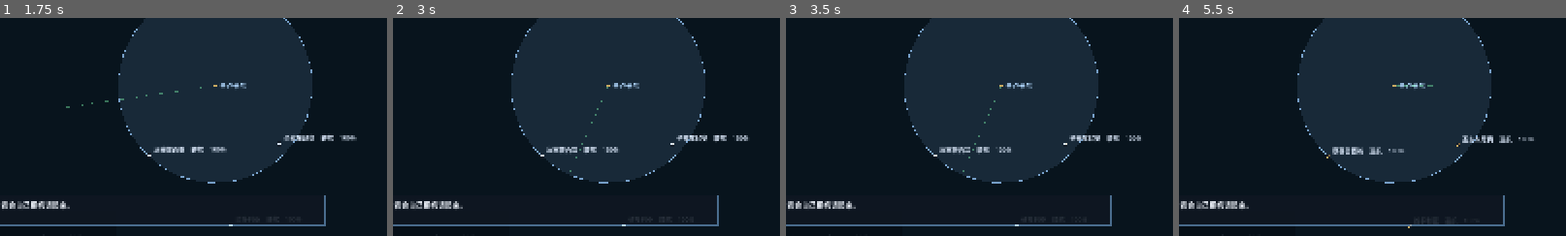
Above: before the commit, frames 1-4 (left to right).
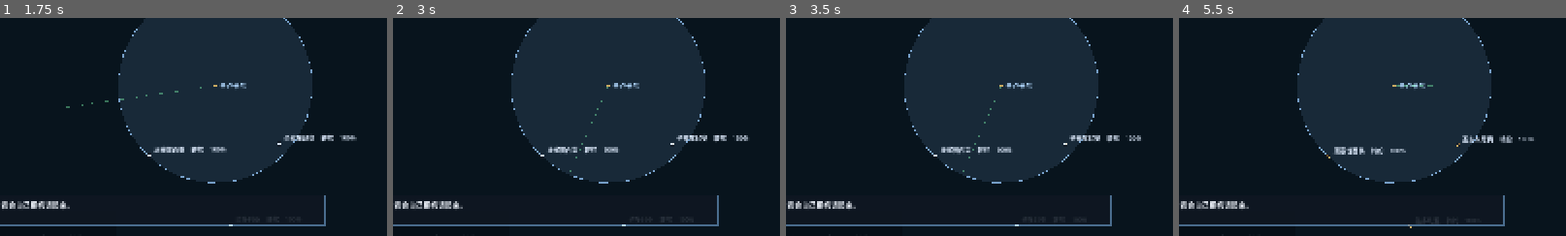
Above: after the commit, the same moments.

Repository: llllllllllllllIIIIIII/ocean-s-king
Game: Godot game, scene res://scenes/sea_debug.tscn
Two runs of this game, one before a commit and one after it. Both use one fixed random seed, a clock stepped at 60 frames per second and the inputs below.
Inputs (mouse positions are % of the whole screen's width and height, from its top left):
- Up to frame 1 (1.75 s): tap Enter at 0.5 s; move the mouse to (72, 45) at 0.52 s; hold Right 0.53-1.25 s; tap 1 at 0.6 s; click (72, 45) at 0.67 s; tap Space at 0.77, 1.25 s; drag from (30, 55) to (45, 70) at 1.27 s
- Up to frame 2 (3 s): move the mouse to (60, 28) at 2.02 s; hold Right 2.03-2.75 s; tap 3 at 2.1 s; tap Enter at 2.75 s; drag from (45, 70) to (20, 35) at 2.77 s
- Up to frame 3 (3.5 s): no input
- Up to frame 4 (5.5 s): tap Space at 3.5, 3.77 s; move the mouse to (80, 65) at 3.52 s; hold Left 3.53-4.25 s; tap 5 at 3.6 s; tap Enter at 4.25 s; drag from (20, 35) to (35, 25) at 4.27 s; move the mouse to (55, 50) at 5.02 s; hold Down from 5.03 s (still down); tap Keypad Enter at 5.1 s; click (55, 50) at 5.17 s
The pictures show only the part of the screen within x 22-72%, y 34-84%; the shares and areas given below are measured in that part.

Frame 1 is identical in both runs. In frame 2, 0.3% of the frame differs, in the area x 39-59%, y 59-62%; in frame 3, 0.2%; in frame 4, 0.5%, in the area x 38-87%, y 53-97%.

Commit message:
M8 收尾: AI 船自己开得到巴西（全队抵达那档评价原本不可达）
量「AI 到底能不能开到终点」时发现三条船全部卡在离终点 18.5 公里处、状态「受阻」
—— 于是 Settlement 里「全队抵达 → 巨大荣誉」那一档在数值上不可达，M8 验收第 1 条
永远签不了。三处一起修：

- AI 走航线不走直线：_fleet_route() 把 routes.json 的三段接起来当航点表
  （那条航线本就为「不穿干地」设计过，test_worldmap 每 250 米采样验过）。
- 撞岸贴着滑：AbstractShip.step() 加沿轴滑动（和玩家那条船一样）。
  中间试过「卡 30 秒跳过航点」，结果船把航点全跳光、还差 18 公里。
- 抵达是闩、且要求先离开过终点圈再回来：洋流会带走停在港里的船（漏判），
  而开局本就停在出发港（误判，test_story 当时就是这么红的）。

另外修了 Fleet.pose_of/summary_of 对本机那条船的处理（它的运行时在 Voyage 里，
槽位的 ship 是 null，之前会返回零向量/误用本地摘要）。

验证：三条 AI 船在 86 个航程日（6 万游戏秒）里全部抵达；test_settlement 41 → 52 项
（新增：AI 拿到航点、真的在往巴西走、抵达闩、全队抵达 → story.ending_ready、
结算页写 4/4）。既有 19 条通道全绿 + check_motion_ownership。

Diff:
--- a/scripts/abstract_ship.gd
+++ b/scripts/abstract_ship.gd
@@ -32,6 +32,10 @@
 var target := Vector2.ZERO
 var has_target := false
 var speed_ms := 0.0
+# M8：航线航点。AI 船照着**已经设计好的航段**走（routes.json 那条不穿干地的线），
+# 而不是朝终点一路直线 —— 直线会撞上西非海岸，然后永久"受阻"在岸边。
+var waypoints: Array = []
+var _blocked_t := 0.0
 
 
 func setup(ship_id: String, ship_name: String, at: Vector2, heading := 90.0) -> void:
@@ -43,6 +47,9 @@
 
 func step(delta: float, sea: Sea) -> void:
 	"""AI 的糙模型：朝目标走，遇到干地就停下。它不认识风，只认识"往哪儿开"。"""
+	if not waypoints.is_empty():
+		target = waypoints[0]
+		has_target = true
 	if anchored or sail_level == 2 or not has_target:
 		speed_ms = move_toward(speed_ms, 0.0, 1.2 * delta)
 		action = "抛锚" if anchored else ("漂着" if not has_target else "收帆")
@@ -51,8 +58,12 @@
 	var to_target := target - pos
 	if to_target.length() < ARRIVE_M:
 		speed_ms = move_toward(speed_ms, 0.0, 1.0 * delta)
-		action = "抵达待命"
-		has_target = false
+		if not waypoints.is_empty():
+			waypoints.pop_front()          # 到了这一个航点，接着去下一个
+			action = "转向下一段"
+		else:
+			action = "抵达待命"
+			has_target = false
 		_drift(delta, sea)
 		return
 	var want := rad_to_deg(atan2(to_target.y, to_target.x))
@@ -61,14 +72,29 @@
 	var cruise := CRUISE_MS * (1.0 if sail_level == 0 else 0.55)
 	speed_ms = move_toward(speed_ms, cruise, 0.8 * delta)
 	action = "巡航" if absf(diff) < 30.0 else "转舵"
-	var next := pos + Vector2(cos(deg_to_rad(heading_deg)), sin(deg_to_rad(heading_deg))) \
+	var step_vec := Vector2(cos(deg_to_rad(heading_deg)), sin(deg_to_rad(heading_deg))) \
 		* speed_ms * delta
+	var next := pos + step_vec
 	if sea.is_dry_land(next):
-		# 干地：停住并记一笔。"AI 把船开上岸"是这一层最容易出的洋相。
-		speed_ms = 0.0
-		action = "受阻"
+		# 干地：**贴着岸滑**（和玩家那条船的做法一致 —— 见 ShipDynamics 的沿轴滑动）。
+		# 早先的版本是"停住"，结果是 AI 一路贴到岸边就不动了；后来改成"卡 30 秒就跳过
+		# 这个航点"，结果它把航点全跳光、离终点还差 18 公里。滑动才对。
+		var slid := Vector2.ZERO
+		if not sea.is_dry_land(Vector2(next.x, pos.y)):
+			slid = Vector2(step_vec.x, 0.0)
+		elif not sea.is_dry_land(Vector2(pos.x, next.y)):
+			slid = Vector2(0.0, step_vec.y)
+		if slid == Vector2.ZERO:
+			speed_ms = 0.0
+			action = "受阻"
+			_blocked_t += delta
+		else:
+			pos += slid
+			action = "沿岸绕行"
+			_blocked_t = 0.0
 		_drift(delta, sea)
 		return
+	_blocked_t = 0.0
 	pos = next
 	_drift(delta, sea)
 
@@ -134,6 +160,7 @@
 	d["target"] = [target.x, target.y]
 	d["has_target"] = has_target
 	d["speed_ms"] = speed_ms
+	d["waypoints"] = waypoints.duplicate()
 	return d
 
 
@@ -143,3 +170,4 @@
 	target = Vector2(float(t[0]), float(t[1]))
 	has_target = bool(d.get("has_target", false))
 	speed_ms = float(d.get("speed_ms", 0.0))
+	waypoints = (d.get("waypoints", []) as Array).duplicate()
--- a/scripts/fleet.gd
+++ b/scripts/fleet.gd
@@ -22,6 +22,7 @@
 const KIND_LOCAL := "local"
 const KIND_AI := "ai"
 const KIND_REMOTE := "remote"
+const ARRIVE_RADIUS_M := 900.0       # 进入这个圈就算"抵达终点"（和结算页同一把尺子）
 
 var slots: Array = []               # [{id, name, captain, kind, owner_peer, owner_name, ship}]
 var local_id := ""
@@ -30,6 +31,9 @@
 var mirror_world := false
 var _buf: Dictionary = {}           # id -> [{t, pos, heading, ...}]
 var _local_summary: Dictionary = {} # 本机那条船的摘要（由 Voyage 每帧灌进来）
+var goal := Vector2.ZERO            # 这一程的终点港（抵达判定用它）
+var arrived: Dictionary = {}        # id -> true（**抵达是个闩**：到过一次就一直算到过）
+var _left_goal: Dictionary = {}     # id -> true（先离开过终点圈，回来才算"抵达"）
 
 
 func setup(path := DATA_PATH) -> void:
@@ -162,6 +166,29 @@
 	(s["ship"] as AbstractShip).has_target = true
 
 
+func set_ai_waypoints(id: String, points: Array) -> void:
+	var s := slot_of(id)
+	if s.is_empty() or s["ship"] == null:
+		return
+	var a := s["ship"] as AbstractShip
+	a.waypoints = points.duplicate()
+	a.has_target = not points.is_empty()
+
+
+func place_ai(id: String, pos: Vector2, heading := 90.0) -> void:
+	"""把一条 AI 船摆到某处（测试与"接管/交还"时用）。"""
+	var s := slot_of(id)
+	if s.is_empty() or s["ship"] == null:
+		return
+	var a := s["ship"] as AbstractShip
+	a.pos = pos
+	a.heading_deg = heading
+	a.waypoints = []
+	a.has_target = false
+	a.speed_ms = 0.0
+	a.action = "抵达待命"
+
+
 # ------------------------------------------------------------ 每帧
 
 func advance_clock(real_delta: float) -> void:
@@ -182,6 +209,21 @@
 				_sample_remote(s)
 			_:
 				pass                      # 本机那条由 Voyage 的细化运行时推进
+	# 抵达判定：AI 与远端都算（本机那条由 Voyage 自己灌摘要，位置一样从这里读）
+	if goal != Vector2.ZERO:
+		for s in slots:
+			var id := str(s["id"])
+			if arrived.has(id):
+				continue
+			var p := pose_of(id)
+			if p == Vector2.ZERO:
+				continue
+			# 开局本来就停在出发港里 —— 得**先离开**再回来，才算"抵达"，
+			# 不然第一帧就会宣布"全队抵达"（在只有一座港的迷你海域里尤其荒唐）
+			if p.distance_to(goal) > ARRIVE_RADIUS_M:
+				_left_goal[id] = true
+			elif bool(_left_goal.get(id, false)):
+				arrived[id] = true
 
 
 func receive_summary(d: Dictionary) -> void:
@@ -267,12 +309,19 @@
 
 func pose_of(id: String) -> Vector2:
 	var s := slot_of(id)
-	return (s["ship"] as AbstractShip).pos if s["ship"] != null else Vector2.ZERO
+	if s.get("ship") != null:
+		return (s["ship"] as AbstractShip).pos
+	# 本机那条船的运行时在 Voyage 里（`s["ship"]` 是 null），位置从它灌进来的摘要读 ——
+	# 少了这一步，本地船在船队这一层看起来永远停在原点（抵达判定就永远不成立）
+	var p: Array = _local_summary.get("pos", [])
+	return Vector2(float(p[0]), float(p[1])) if p.size() >= 2 else Vector2.ZERO
 
 
 func heading_of(id: String) -> float:
 	var s := slot_of(id)
-	return (s["ship"] as AbstractShip).heading_deg if s["ship"] != null else 0.0
+	if s.get("ship") != null:
+		return (s["ship"] as AbstractShip).heading_deg
+	return float(_local_summary.get("heading", 0.0))
 
 
 func summary_of(id: String) -> Dictionary:
@@ -281,7 +330,7 @@
 		return {}
 	if s["ship"] != null:
 		return (s["ship"] as AbstractShip).to_summary()
-	return _local_summary.duplicate()
+	return _local_summary.duplicate() if str(s["id"]) == local_id else {}
 
 
 func set_local_summary(d: Dictionary) -> void:
@@ -365,6 +414,7 @@
 			"owner_name": str(s["owner_name"]),
 			"fleet_kind": str(s["kind"]),
 			"summary": a.capture_state() if a != null else {},
+			"arrived": bool(arrived.has(id)),
 		})
 	return out
 
@@ -385,3 +435,5 @@
 		s["kind"] = KIND_REMOTE if fk == KIND_REMOTE else KIND_AI
 		s["owner_peer"] = int(d.get("owner_peer", 0))
 		s["owner_name"] = str(d.get("owner_name", ""))
+		if bool(d.get("arrived", false)):
+			arrived[id] = true
--- a/scripts/settlement.gd
+++ b/scripts/settlement.gd
@@ -182,7 +182,8 @@
 		var pos := Vector2(float(p[0]), float(p[1]))
 		rows.append({
 			"id": id, "name": v.fleet.name_of(id), "kind": v.fleet.kind_of(id),
-			"arrived": pos.distance_to(goal) <= 900.0,
+			# 抵达是个**闩**：到过一次就一直算到过（洋流会把停在港里的船带走）
+			"arrived": v.fleet.arrived.has(id) or pos.distance_to(goal) <= Fleet.ARRIVE_RADIUS_M,
 			"distance_to_goal_m": pos.distance_to(goal),
 			"hull_pct": float(sm.get("hull_pct", 1.0)),
 			"crew_count": int(sm.get("crew_count", 0)),
--- a/scripts/voyage.gd
+++ b/scripts/voyage.gd
@@ -32,6 +32,7 @@
 var events := EventPool.new()       # 三类事件池（M7）
 var knowledge := Knowledge.new()    # 知识：发现即记录（M7）
 var memory := {}                    # 世界记住你做过什么（M7）：掠夺/救人/毁约/贸易
+var reached_destination := false    # M8：四条船都到了终点港（抵达是个闩）
 var ending_score := {"wealth": 0, "voyage": 0, "knowledge": 0, "crew": 0, "history": 0}
 var link: NetLink = null           # 联机（M3）：单机时是 null，走的是同一套调用
 var region_path := Sea.DATA_PATH   # 这一局用的是哪片海（静态数据，不进存档）
@@ -81,6 +82,7 @@
 	ports.setup()
 	fleet.setup()
 	fleet.claim_local(ship_id)
+	fleet.goal = default_destination()   # 抵达判定用（M8：全队抵达才结算）
 	var w: Dictionary = sea.wind()
 	wind = WindField.new(float(w.get("base_tws_ms", 8.0)), float(w.get("base_from_deg", 20.0)))
 	ship = ShipDynamics.new(ShipPhysics.load_default())
@@ -169,7 +171,24 @@
 		battle.tick(delta, cargo)
 		if battle.over:
 			_resolve_battle()
+	_check_fleet_arrival()
 	_publish_local_summary()
+
+
+func _check_fleet_arrival() -> void:
+	"""M8 的终点：**四条船都到巴西**，这一程才算走完（docs/13 第 2 节第 11 条）。
+
+	到了就宣布"可以结算了" —— 用的是和 v0.1 那一幕一样的旗标（`story.ending_ready`），
+	所以结算页只有一处出口：返航（v0.1 的弧）与抵达终点（v0.5 的弧）都汇到它。
+	"""
+	if reached_destination:
+		return
+	if fleet.arrived.size() < fleet.count():
+		return
+	reached_destination = true
+	story.ending_ready = true
+	_say("【船队】四条船都到了圣阿莱克索。文书把这一路的账摊在桌上。", true)
+	journal.decide("船队抵达圣阿莱克索，远征走完。")
 
 
 # ------------------------------------------------------------ 补给与港口（M4）
@@ -553,6 +572,7 @@
 	**两条路径是同一条代码路径**（docs/13 M3 卡片第 4 条验收）。
 	"""
 	var target := default_destination()
+	var route := _fleet_route(port_pos)
 	for i in fleet.slots.size():
 		var s: Dictionary = fleet.slots[i]
 		var id := str(s["id"])
@@ -564,10 +584,44 @@
 			at = port_pos
 		a.setup(id, str(s["name"]), at, 90.0)
 		if target != Vector2.ZERO:
-			a.target = target
+			# 照着航段走（每条船稍微让开一点，免得三条船叠在一起）
+			var offset := Vector2((float(i) - 2.0) * 420.0, (float(i) - 2.0) * 260.0)
+			a.waypoints = route.duplicate()
+			for k in a.waypoints.size():
+				a.waypoints[k] = (a.waypoints[k] as Vector2) + offset
+			a.target = target + offset
 			a.has_target = true
 		s["ship"] = a
 		s["kind"] = Fleet.KIND_AI
+
+
+func _fleet_route(from: Vector2) -> Array:
+	"""给 AI 船的航点表：把 `routes.json` 的三段接起来，从**最近的港**开始走。
+
+	为什么要这一张表：M8 验收第 1 条要求"四条船都到达"，而照着终点直线开的 AI
+	会一头撞上西非海岸，然后永久卡在岸边（实测：三条船全部"受阻"在离终点 18.5km 处）。
+	航线数据本来就是为"不穿干地"设计的（`test_worldmap` 每 250 米采样验过），直接用它。
+	"""
+	var out := []
+	var best_port := ""
+	var best_d := INF
+	for p in sea.ports():
+		var d := Geom2D.centroid(p["shape"]).distance_to(from)
+		if d < best_d:
+			best_d = d
+			best_port = str(p.get("id", ""))
+	var started := false
+	for r in sea.routes():
+		var pts := sea.route_points(r)
+		var ids := [str(r.get("from", "")), str(r.get("to", ""))]
+		if not started and ids.has(best_port):
+			started = true
+		if not started:
+			continue
+		for p in pts:
+			if out.is_empty() or (out[out.size() - 1] as Vector2).distance_to(p) > 1.0:
+				out.append(p)
+	return out
 
 
 func default_destination() -> Vector2:
@@ -1001,6 +1055,7 @@
 		"events": events.capture_state(),
 		"knowledge": knowledge.capture_state(),
 		"memory": memory.duplicate(),
+		"reached_destination": reached_destination,
 		"reef_hit": reef_hit,
 		"shortage_events": shortage_events,
 		"last_message": last_message,
@@ -1030,6 +1085,7 @@
 	events.apply_state(d.get("events", {}))
 	knowledge.apply_state(d.get("knowledge", {}))
 	memory = (d.get("memory", {}) as Dictionary).duplicate()
+	reached_destination = bool(d.get("reached_destination", false))
 	reef_hit = bool(d.get("reef_hit", false))
 	shortage_events = int(d.get("shortage_events", 0))
 	last_message = str(d.get("last_message", ""))
--- a/scripts/world_state.gd
+++ b/scripts/world_state.gd
@@ -19,6 +19,8 @@
 	"ports", "shortage_events",
 	# M7：自然环境、事件池、知识、世界记忆（都是"同一片海对所有人一样"的东西）
 	"weather", "events", "knowledge", "memory",
+	# M8：四条船都抵达终点港（结算的第二个出口）
+	"reached_destination",
 	"last_message", "message_timer", "log_lines", "pending_reports",
 	"_shore_cooldown", "story", "journal",
 ]
--- a/tests/test_settlement.gd
+++ b/tests/test_settlement.gd
@@ -21,6 +21,8 @@
 	_test_crew_and_death()
 	_test_verdicts()
 	_test_fleet_rows()
+	_test_fleet_sails_to_brazil()
+	_test_fleet_arrival_settles()
 	_test_text_page()
 	_finish()
 
@@ -166,6 +168,70 @@
 
 # ---------------------------------------------------------------- 6 结算页
 
+func _goal() -> Vector2:
+	var v := _v()
+	for p in v.sea.ports():
+		if str(p.get("id", "")) == "sao_aleixo":
+			return Geom2D.centroid(p["shape"])
+	return Vector2.ZERO
+
+
+func _test_fleet_sails_to_brazil() -> void:
+	"""AI 船得**自己开得到巴西** —— 修复之前它们会永久"受阻"在离终点 18.5 公里处。"""
+	var v := _v()
+	var goal := _goal()
+	_check(v.fleet.goal.distance_to(goal) < 1.0, "船队的终点就是巴西港（%s）" % str(v.fleet.goal))
+	var ai := v.fleet.ids_of_kind(Fleet.KIND_AI)
+	_check(ai.size() == 3, "三条 AI 船（%d）" % ai.size())
+	for id in ai:
+		var ship: AbstractShip = v.fleet.slot_of(id)["ship"]
+		_check(ship.waypoints.size() >= 3,
+			"%s 拿到了航线航点（%d 个）—— 照航线走，不照直线撞岸" % [id, ship.waypoints.size()])
+	var start := {}
+	for id in ai:
+		start[id] = v.fleet.pose_of(id).distance_to(goal)
+	var t := 0.0
+	while t < 24000.0 and v.fleet.arrived.size() < 4:
+		v.tick(5.0)
+		t += 5.0
+	var moved := 0
+	for id in ai:
+		if v.fleet.arrived.has(id) or v.fleet.pose_of(id).distance_to(goal) < float(start[id]) * 0.5:
+			moved += 1
+	_check(moved == 3, "三条 AI 船都真的往巴西去了（到位或走了一半以上：%d/3，跑了 %.0f 游戏秒）" % [
+		moved, t])
+
+
+func _test_fleet_arrival_settles() -> void:
+	"""全队抵达 → 宣布可以结算（M8 验收第 1 条的出口）。"""
+	var v := _v()
+	var goal := _goal()
+	for id in v.fleet.ids():
+		if str(id) == v.fleet.local_id:
+			v.ship.set_pose(goal, 180.0)
+			v.fleet.set_local_summary(v.local_summary())
+		else:
+			v.fleet.place_ai(str(id), goal)
+	v.tick(0.5)
+	# 先让四条船"离开过终点圈"，再回来 —— 抵达的语义是"去过了再回来"
+	for id in v.fleet.ids():
+		v.fleet.arrived.erase(id)
+		v.fleet._left_goal[id] = true
+	v.tick(0.5)
+	_check(v.fleet.arrived.size() == 4, "四条船都进了终点圈（%d/4）" % v.fleet.arrived.size())
+	_check(v.reached_destination, "抵达是个闩：全队到了就记下来")
+	_check(v.story.ending_ready, "全队抵达 → 宣布可以结算（和 v0.1 那一幕同一个旗标）")
+	var page := Settlement.text(v, v.journal, v.story)
+	_check(page.find("4/4 条船抵达") >= 0,
+		"结算页写着全队抵达（%s）" % page.substr(page.find("【船队】"), 26))
+	var rows := Settlement.fleet_report(v)
+	var arrived := 0
+	for r in rows:
+		if bool(r["arrived"]):
+			arrived += 1
+	_check(arrived == 4, "船队那张表里四条都是「已抵达」（%d）" % arrived)
+
+
 func _test_text_page() -> void:
 	var v := _v()
 	v.cargo.money += 500
Not shown, changed: AGENTS.md
Not shown, changed: docs/07-交接.md
Not shown, changed: docs/13-v0.5开发计划.md
Not shown, changed: docs/21-结算音频与交付.md
